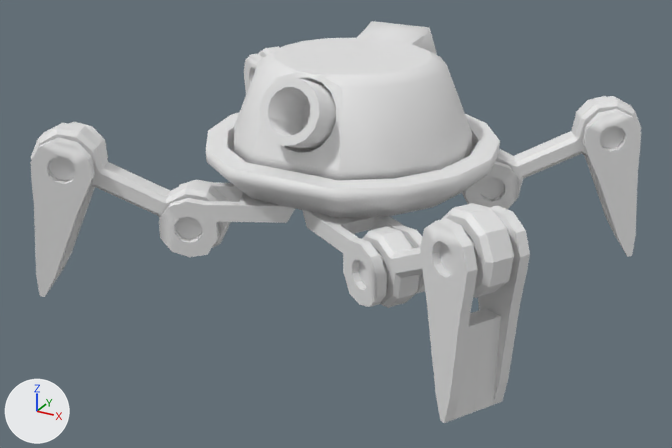
The FBX model Project_Gruppe5/Assets/Models/crawler3.fbx: old version first, new version second.
Camera for both pictures: a 50 mm camera at (12.14, -23.02, 12.69) aimed at (0.02, -1.0, 1.68). Every picture has the same lights, and +X, +Y and +Z are marked at lower left. Where no turn or scale is listed for an object, it has been applied to the vertices.
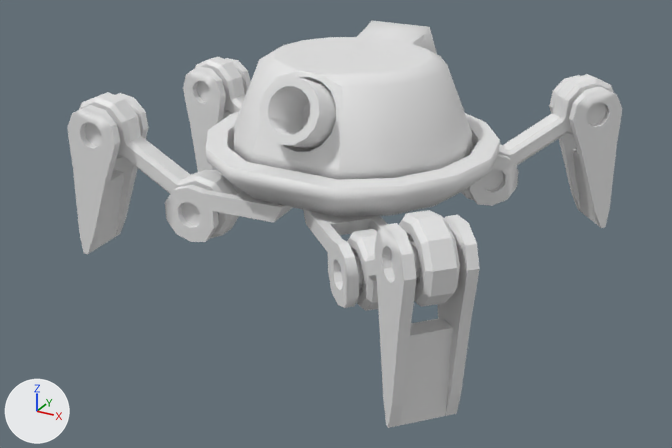
Pixel boxes (x1, y1, x2, y2) of what changed, in the pictures (672 x 448 px):
'Cube', moved: (234, 21, 472, 180) in both
'Cylinder.006', moved, turned: before (420, 205, 530, 423); after (374, 215, 480, 428)
'Cylinder.005', moved, turned: before (30, 122, 108, 297); after (67, 93, 149, 254)
'Holder', moved: before (206, 112, 500, 218); after (206, 112, 500, 217)
'Cylinder.003', moved, turned: before (362, 203, 514, 308); after (347, 210, 460, 311)
'Cylinder.009', moved, turned: before (575, 96, 641, 257); after (549, 75, 622, 228)
'Cylinder.004', moved, turned: before (31, 123, 230, 248); after (79, 92, 239, 239)
'Sockel.001', moved, turned: before (302, 210, 425, 307); after (304, 210, 387, 308)
'Sockel', moved, turned: before (159, 180, 295, 257); after (165, 169, 293, 242)
'Cylinder.008', moved, turned: before (462, 96, 641, 204); after (461, 74, 614, 200)
'Cube.001', moved: before (260, 77, 336, 150); after (260, 76, 336, 149)
'Cylinder.001', moved, turned: before (244, 54, 264, 94); after (183, 58, 251, 172)
'Cylinder.007', moved, turned: before (465, 161, 519, 209); after (467, 154, 519, 206)
'Cylinder', moved, turned: before (258, 46, 280, 57); after (195, 57, 246, 114)

The change, as a list of edits to the scene's bpy script:
```text
Change ob_cylinder_007:
    ob_cylinder_007.location: (1.43, 2.44, 2.21) -> (1.34, 2.57, 2.23)
    ob_cylinder_007.rotation_euler: (-1.57, 0.00316, 0.473) -> (-1.569, 0.0047, 0.743)  # degrees (-90, 0.2, 27) -> degrees (-90, 0.3, 43)
Change ob_holder:
    ob_holder.location: (0.0, 0.0, 4.89) -> (0.0, 0.0, 4.91)
Change ob_sockel:
    ob_sockel.location: (-1.16, -2.62, 2.21) -> (-1.19, -2.55, 2.23)
    ob_sockel.rotation_euler: (-1.572, -0.00316, -2.669) -> (-1.571, -0.000561, -3.061)  # degrees (-90, -0.2, -153) -> degrees (-90, 0, -175)
Change ob_cylinder_003:
    ob_cylinder_003.location: (4.72, -4.8, 3.27) -> (4.17, -5.52, 3.3)
    ob_cylinder_003.rotation_euler: (1.57, 0.501, 2.603) -> (1.569, 0.506, 2.398)  # degrees (90, 29, 149) -> degrees (90, 29, 137)
Change ob_sockel_001:
    ob_sockel_001.location: (1.39, -2.81, 2.21) -> (1.32, -2.9, 2.23)
    ob_sockel_001.rotation_euler: (-1.57, -0.00356, -0.538) -> (-1.569, -0.0047, -0.743)  # degrees (-90, -0.2, -31) -> degrees (-90, -0.3, -43)
Change ob_cylinder_008:
    ob_cylinder_008.location: (4.92, 4.23, 3.17) -> (4.18, 5.17, 3.32)
    ob_cylinder_008.rotation_euler: (1.57, 0.456, -2.669) -> (1.569, 0.528, -2.4)  # degrees (90, 26, -153) -> degrees (90, 30, -138)
Change ob_cylinder_001:
    ob_cylinder_001.location: (-5.89, 5.11, 4.01) -> (-6.66, 2.65, 4.06)
    ob_cylinder_001.rotation_euler: (1.586, -1.508, -0.554) -> (1.572, -1.543, -0.0818)  # degrees (91, -86, -32) -> degrees (90, -88, -4.7)
Change ob_cylinder_009:
    ob_cylinder_009.location: (6.22, 4.89, 3.87) -> (5.21, 6.12, 4.12)
    ob_cylinder_009.rotation_euler: (-1.574, -1.821, 0.476) -> (-1.581, -1.745, 0.753)  # degrees (-90, -104, 27) -> degrees (-91, -100, 43)
Change ob_cube_001:
    ob_cube_001.location: (0.0, 0.07, 4.68) -> (0.0, 0.07, 4.7)
Change ob_cylinder_005:
    ob_cylinder_005.location: (-6.1, -5.15, 3.93) -> (-6.6, -2.99, 4.18)
    ob_cylinder_005.rotation_euler: (1.574, -1.314, 0.47) -> (1.571, -1.391, 0.0809)  # degrees (90, -75, 27) -> degrees (90, -80, 4.6)
Change ob_cylinder_004:
    ob_cylinder_004.location: (-4.66, -4.41, 3.11) -> (-5.05, -2.86, 3.25)
    ob_cylinder_004.rotation_euler: (1.572, 0.463, 0.473) -> (1.571, 0.534, 0.081)  # degrees (90, 27, 27) -> degrees (90, 31, 4.6)
Change ob_cylinder:
    ob_cylinder.location: (-4.52, 4.3, 3.15) -> (-5.08, 2.52, 3.19)
    ob_cylinder.rotation_euler: (1.572, 0.493, -0.538) -> (1.571, 0.5, -0.081)  # degrees (90, 28, -31) -> degrees (90, 29, -4.6)
Change ob_cube:
    ob_cube.location: (0.0, 0.0, 2.48) -> (0.0, 0.0, 2.5)
Change ob_cylinder_006:
    ob_cylinder_006.location: (5.94, -5.53, 4.03) -> (5.21, -6.48, 4.07)
    ob_cylinder_006.rotation_euler: (-1.585, -1.641, -0.524) -> (-1.626, -1.604, -0.688)  # degrees (-91, -94, -30) -> degrees (-93, -92, -39)
```
